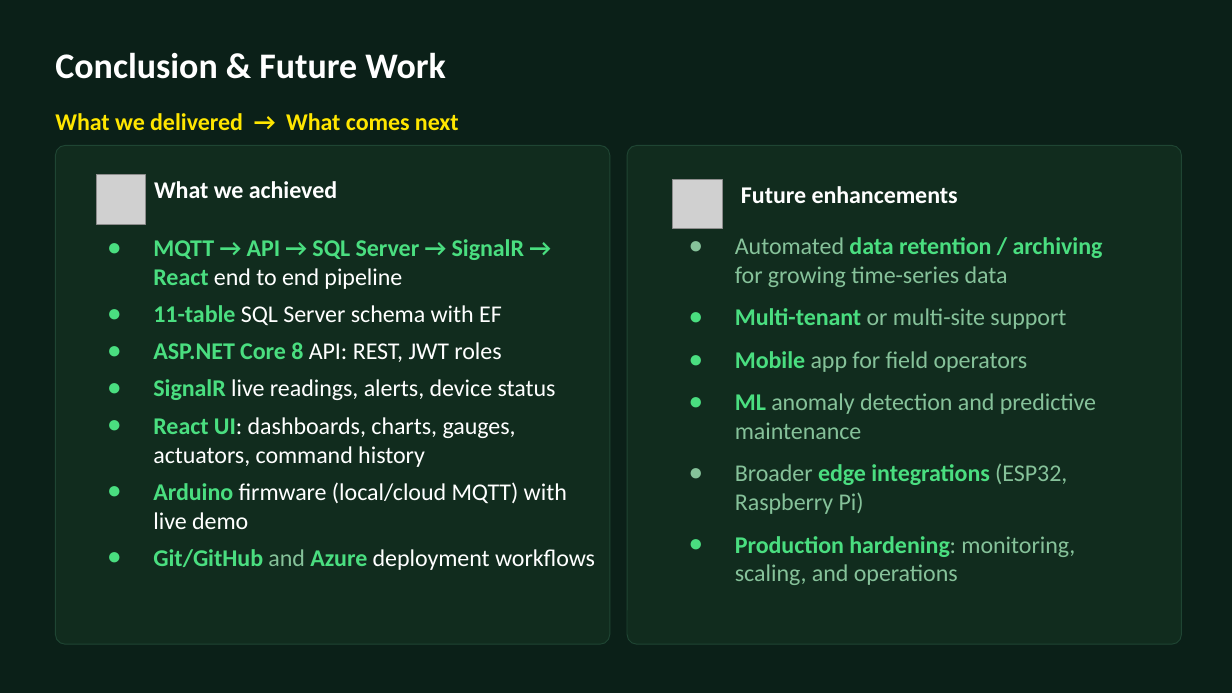
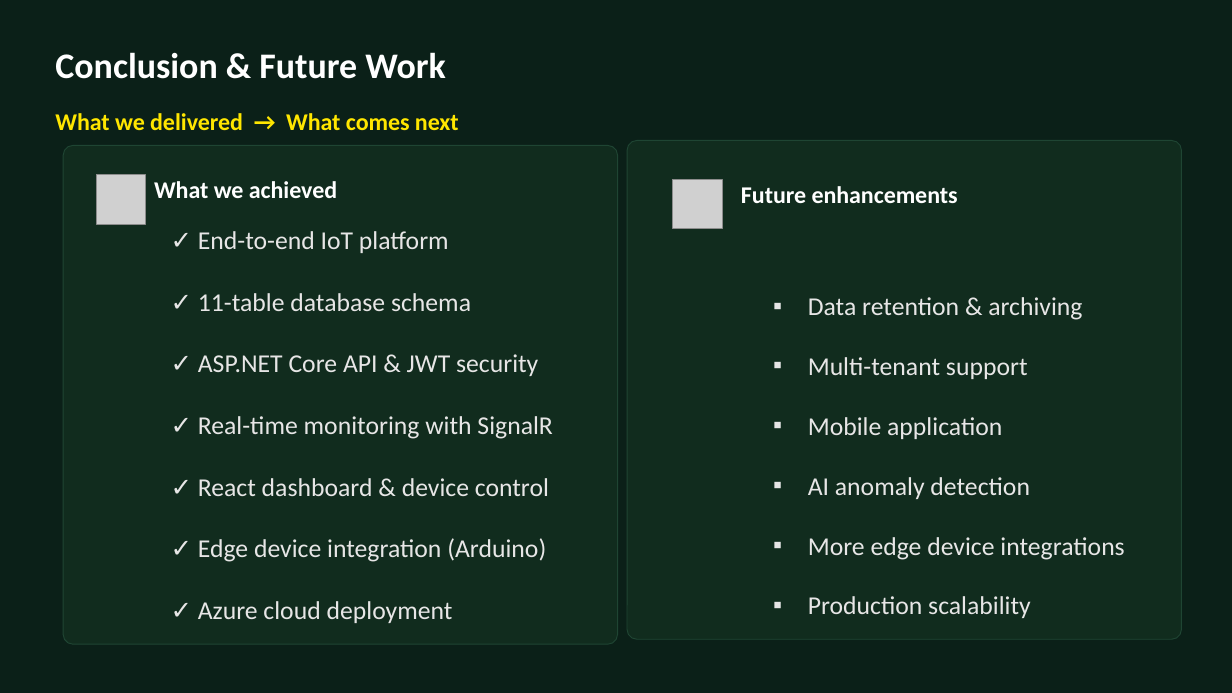
Before and after one commit to TranRTC/capstone_project, a slide deck: slide 13 of Documents/Presentation/Capstone Project Presentation.pptx. Drawn at 1232x693 pixels with LibreOffice and Linux fonts; fonts in the diff are those of the drawing; grey boxes stand for pictures. Boxes give left, top, right and bottom in pixels: in the first picture for what was removed or moved away, otherwise in the second. Text is boxed around its words. In the diff, an @@ line names an element or a change of style, - is before the commit and + after.

Commit message:
improve chart

```diff
--- a/Documents/Presentation/Capstone Project Presentation.pptx
+++ b/Documents/Presentation/Capstone Project Presentation.pptx
@@ rounded rectangle: place and size @@
-rounded rectangle at [55,145,610,644]
+rounded rectangle at [63,145,617,644]
@@ rounded rectangle: place and size @@
-rounded rectangle at [627,145,1181,644]
+rounded rectangle at [627,140,1181,640]
@@ text at [198,231,552,619]: text changed; size 18.7 to 20 pt; text colour #FFFFFF to #E7E6E6 @@
-● MQTT → API → SQL Server → SignalR → React end to end pipeline
-● 11-table SQL Server schema with EF
-● ASP.NET Core 8 API: REST, JWT roles
-● SignalR live readings, alerts, device status
-● React UI: dashboards, charts, gauges, actuators, command history
-● Arduino firmware (local/cloud MQTT) with live demo
-● Git/GitHub and Azure deployment workflows
+✓ End-to-end IoT platform
+✓ 11-table database schema
+✓ ASP.NET Core API & JWT security
+✓ Real-time monitoring with SignalR
+✓ React dashboard & device control
+✓ Edge device integration (Arduino)
+✓ Azure cloud deployment
@@ text at [808,297,1124,618]: text changed; size 18.7 to 20 pt; text colour #86C29A to #E7E6E6 @@
-● Automated data retention / archiving for growing time-series data
-● Multi-tenant or multi-site support
-● Mobile app for field operators
-● ML anomaly detection and predictive maintenance
-● Broader edge integrations (ESP32, Raspberry Pi)
-● Production hardening: monitoring, scaling, and operations
+▪ Data retention & archiving
+▪ Multi-tenant support
+▪ Mobile application
+▪ AI anomaly detection
+▪ More edge device integrations
+▪ Production scalability
```
Also in this commit, not shown: 1 other slide changed, 4 other files.
